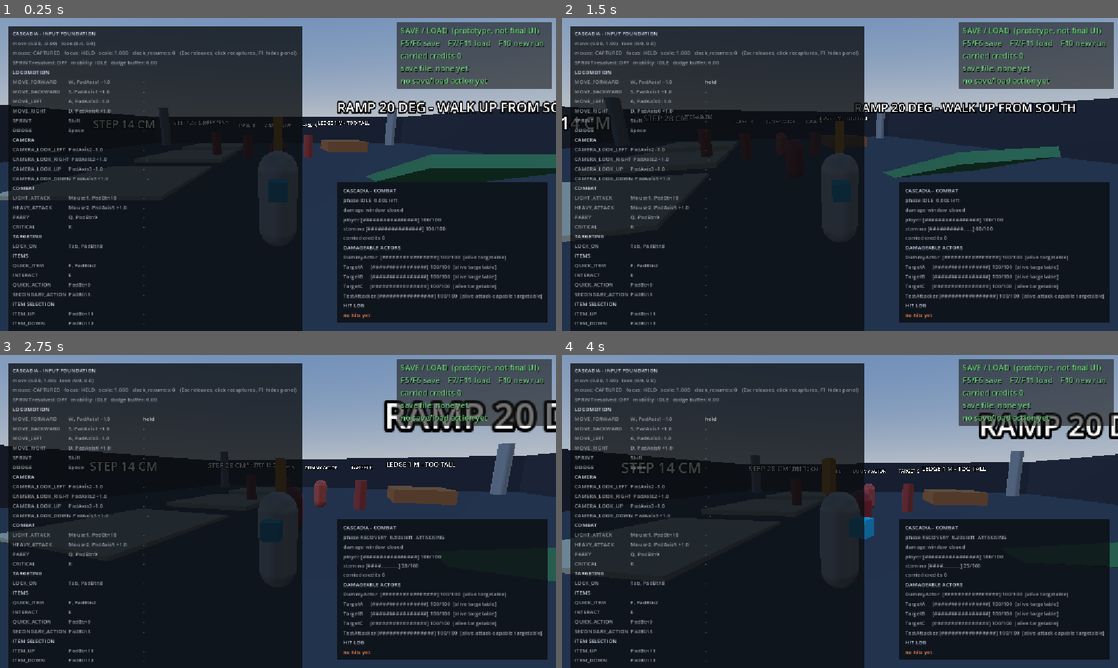
Above: before the commit, frames 1-4 (two rows, left to right).
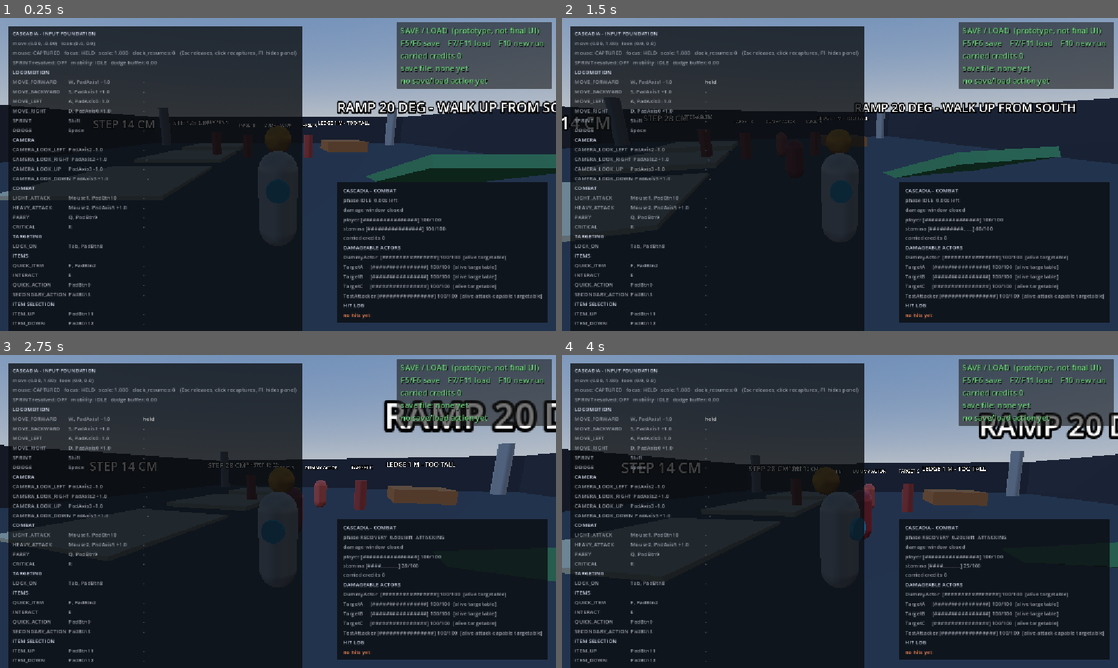
Above: after the commit, the same moments.

Repository: thom-baum/CascadiaPrototype2
Game: Godot game, scene res://main.tscn
The game is run twice, just before and just after one commit, with the same random seed, the same clock (stepped at 60 frames per second) and the same inputs.
Inputs (mouse positions are in pixels of both pictures, inside the frame that each line leads up to):
- Up to frame 1 (0.25 s): no input
- Up to frame 2 (1.5 s): tap Enter at 0.5 s; move the mouse to (834, 180) at 0.52 s; hold W (move_forward) from 0.53 s (still down); tap R (critical) at 0.6 s; click (834, 180) at 0.67 s; move the mouse to (878, 177) at 1.27 s; tap Space (dodge) at 1.35 s
- Up to frame 3 (2.75 s): keep holding W (move_forward); move the mouse to (233, 508) at 2.02 s; right-click (233, 508) at 2.1 s
- Up to frame 4 (4 s): move the mouse to (845, 511) at 2.77 s; release W (move_forward) at 2.78 s; hold A (move_left) 2.78-3.53 s; tap E (interact) at 2.85 s; click (845, 511) at 2.92 s; move the mouse to (817, 505) at 3.52 s; hold W (move_forward) from 3.53 s (still down); click (817, 505) at 3.6 s

The runs differ from the first frame. In frame 1, 0.1% of the frame differs, in the area x 47-53%, y 33-40%; in frame 2, less than 0.1%; in frame 3, 0.1%; in frame 4, 0.3%, in the area x 45-57%, y 32-60%.

Commit message:
Refine the facing markers into a compact amber orb and a blue rear badge

Diff:
--- a/scenes/test_environment.tscn
+++ b/scenes/test_environment.tscn
@@ -155,14 +155,17 @@
 [sub_resource type="StandardMaterial3D" id="StandardMaterial3D_adw7c"]
 albedo_color = Color(1, 0.62, 0.12, 1)
 
-[sub_resource type="BoxMesh" id="BoxMesh_adw7c"]
-size = Vector3(0.18, 0.7, 0.22)
+[sub_resource type="SphereMesh" id="SphereMesh_adw7c"]
+radius = 0.28
+height = 0.56
 
 [sub_resource type="StandardMaterial3D" id="StandardMaterial3D_0hxc1"]
 albedo_color = Color(0.15, 0.75, 0.95, 1)
 
-[sub_resource type="BoxMesh" id="BoxMesh_0hxc1"]
-size = Vector3(0.34, 0.34, 0.34)
+[sub_resource type="CylinderMesh" id="CylinderMesh_adw7c"]
+top_radius = 0.22
+bottom_radius = 0.22
+height = 0.08
 
 [node name="TestEnvironment" type="Node3D" unique_id=10485837]
 
@@ -540,14 +543,14 @@
 [node name="FacingMarker" type="Node3D" parent="Player" unique_id=1239214627]
 
 [node name="Nose" type="MeshInstance3D" parent="Player/FacingMarker" unique_id=1229904054]
-transform = Transform3D(1, 0, 0, 0, 1, 0, 0, 0, 1, 0, 2.3, -0.28)
+transform = Transform3D(1, 0, 0, 0, 1, 0, 0, 0, 1, 0, 2.2, -0.36)
 material_override = SubResource("StandardMaterial3D_adw7c")
-mesh = SubResource("BoxMesh_adw7c")
+mesh = SubResource("SphereMesh_adw7c")
 
 [node name="Tail" type="MeshInstance3D" parent="Player/FacingMarker" unique_id=965604135]
-transform = Transform3D(1, 0, 0, 0, 1, 0, 0, 0, 1, 0, 1.35, 0.52)
+transform = Transform3D(1, 0, 0, 0, -4.371139e-08, -1, 0, 1, -4.371139e-08, 0, 1.3, 0.44)
 material_override = SubResource("StandardMaterial3D_0hxc1")
-mesh = SubResource("BoxMesh_0hxc1")
+mesh = SubResource("CylinderMesh_adw7c")
 
 [node name="CameraRig" type="Node3D" parent="." unique_id=1012415909]
 transform = Transform3D(1, 0, 0, 0, 1, 0, 0, 0, 1, 0, 0, 12)
Not shown, changed: .summer/plans/CASCADIA_MILESTONE_ROADMAP.md
